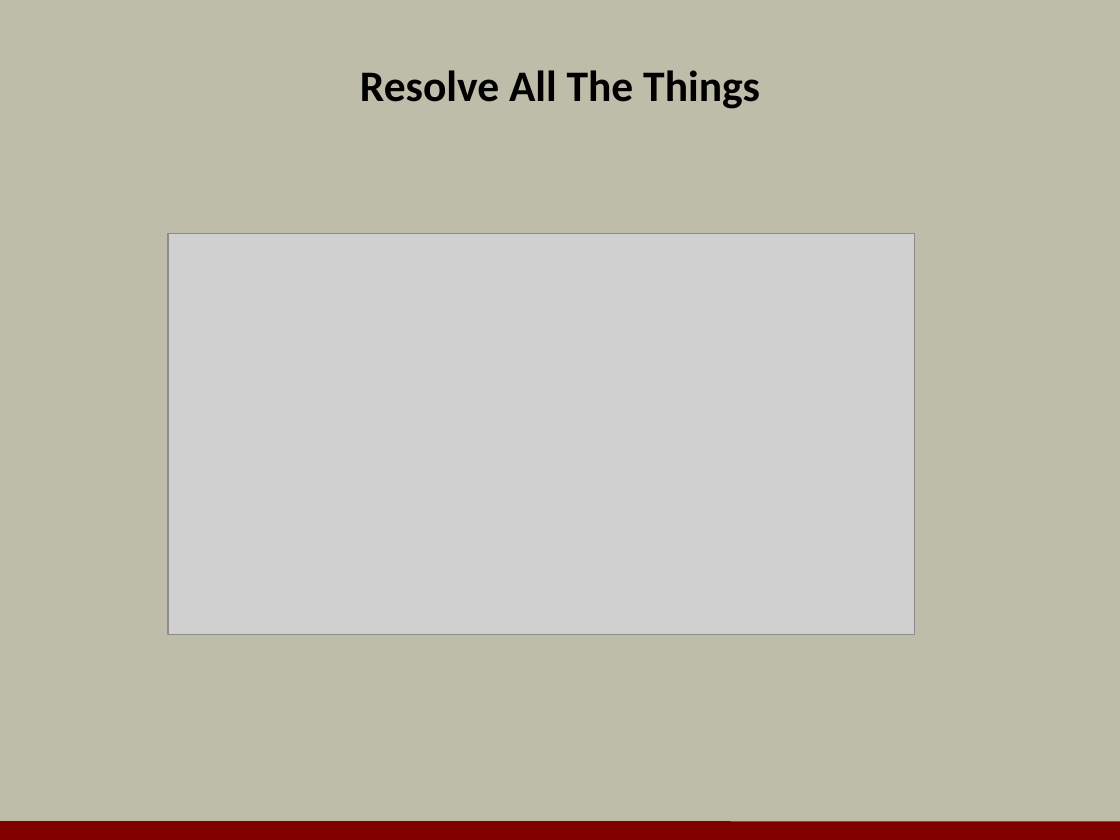
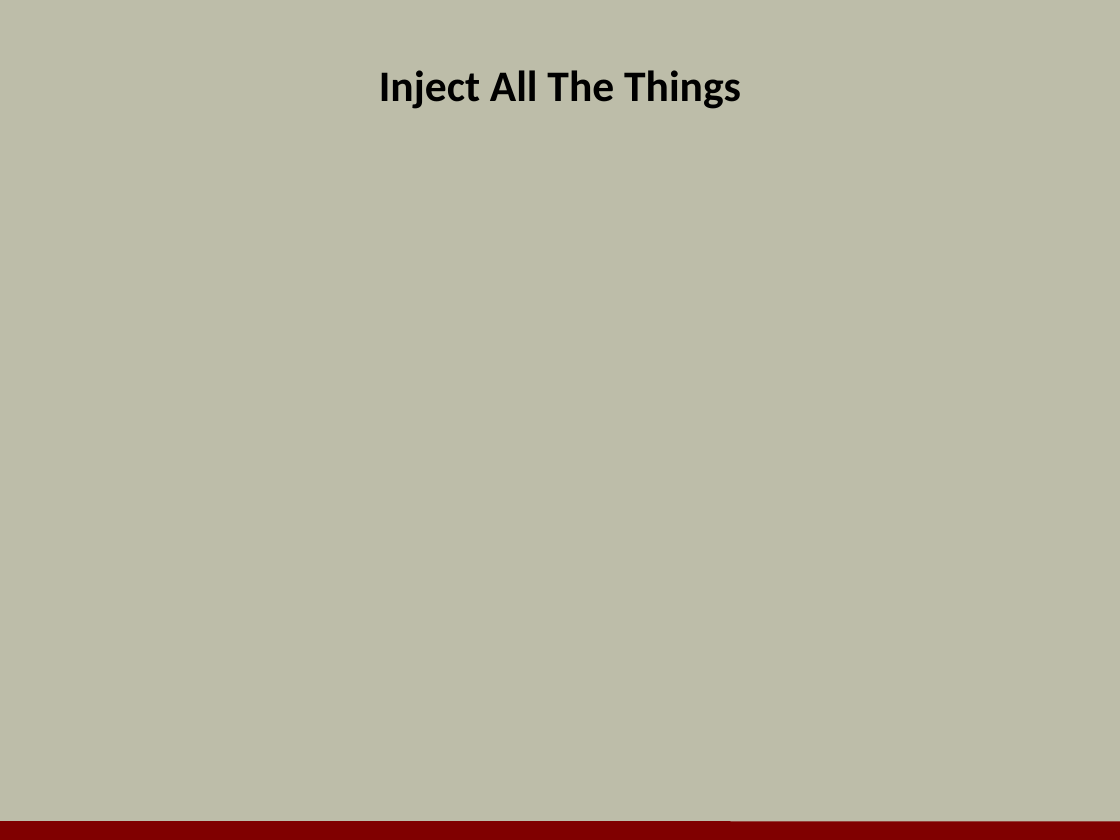
Before and after one commit to OdeToCode/classes, a slide deck: slide 26 of angularjs/slides/09_pratices.pptx (slide 29 before the commit). Drawn at 1120x840 pixels with LibreOffice and Linux fonts; fonts in the diff are those of the drawing; grey boxes stand for pictures; background and template pictures are left out. Boxes give left, top, right and bottom in pixels: in the first picture for what was removed or moved away, otherwise in the second. Text is boxed around its words. In the diff, an @@ line names an element or a change of style, - is before the commit and + after.

```diff
--- a/angularjs/slides/09_pratices.pptx
+++ b/angularjs/slides/09_pratices.pptx
@@ title at [379,70,741,109]: text changed @@
-Resolve All The Things
+Inject All The Things
@@ picture removed at [168,233,914,634] @@
```
Also in this commit, not shown: 2 other slides changed, 48 slides added, 27 slides removed.
